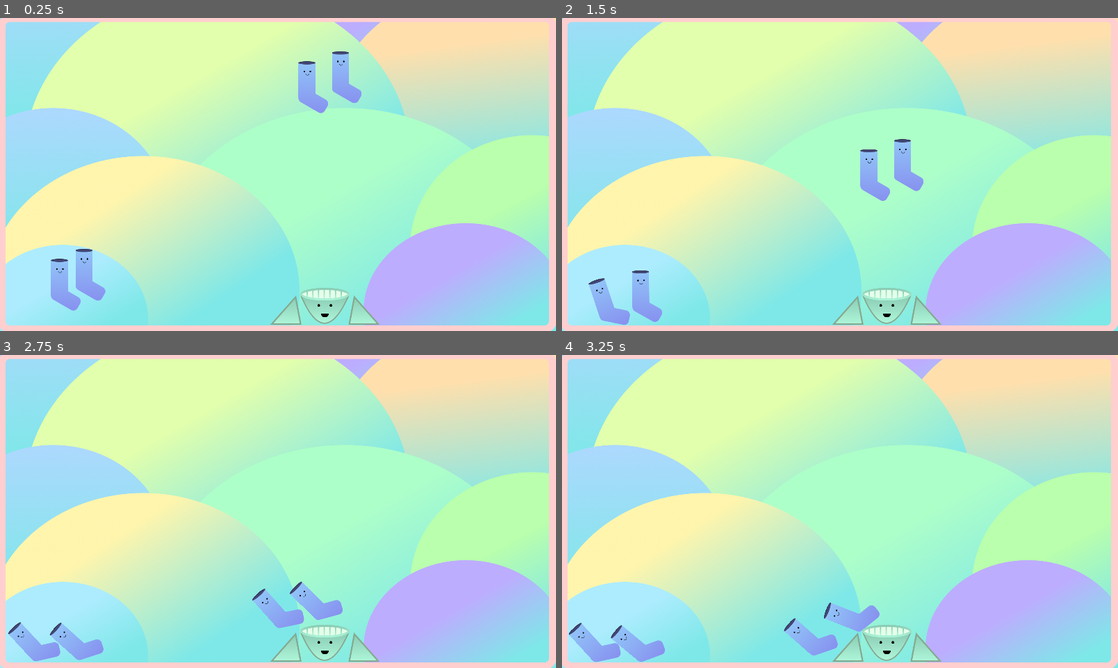
Above: before the commit, frames 1-4 (two rows, left to right).
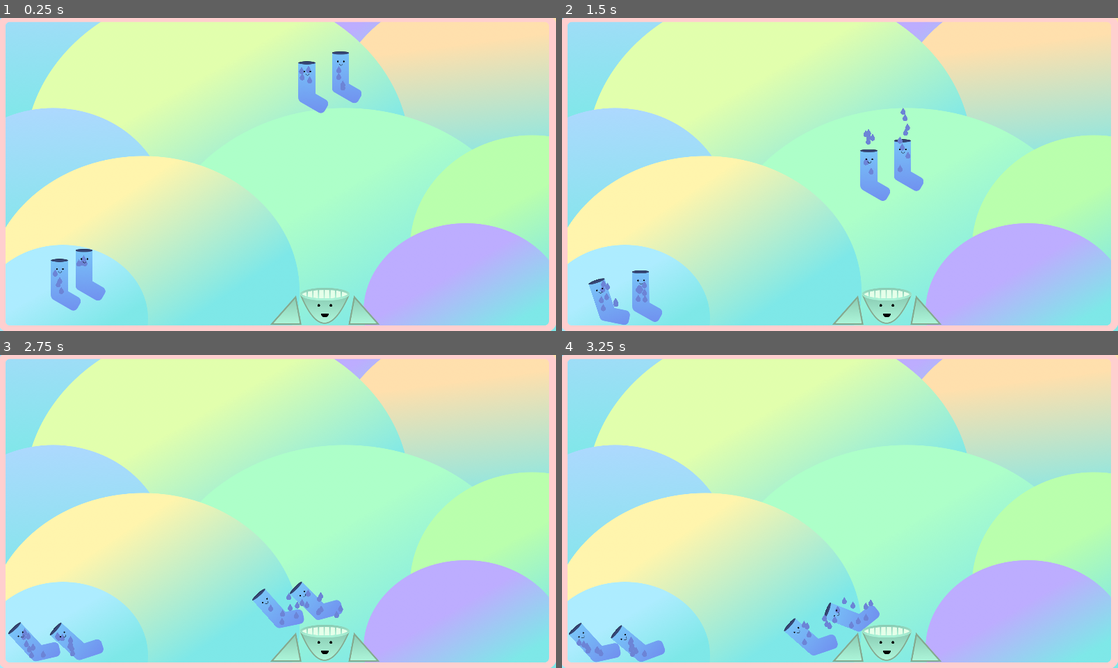
Above: after the commit, the same moments.

Repository: Dexterminator/solemates
Game: Godot game, scene res://Scenes/Main/Main.tscn
The game is run twice, just before and just after one commit, with the same random seed, the same clock (stepped at 60 frames per second) and the same inputs.
Inputs:
- Up to frame 1 (0.25 s): no input
- Up to frame 2 (1.5 s): no input
- Up to frame 3 (2.75 s): no input
- Up to frame 4 (3.25 s): no input

The runs differ from the first frame. In frame 1, 0.2% of the frame differs, in the area x 9-63%, y 11-89%; in frame 2, 0.4%; in frame 3, 0.5%, in the area x 1-62%, y 72-97%; in frame 4, 0.4%.

Commit message:
Change hue when drying

Diff:
--- a/Entities/Sock/Default.gd
+++ b/Entities/Sock/Default.gd
@@ -1,19 +1,26 @@
 extends "res://Entities/Sock/sock_state.gd"
 
-var wet_hp = 1
+const initial_wet_hp = 100.0
+var wet_hp = initial_wet_hp
+
+func _get_alpha():
+	var hp_ratio = wet_hp / initial_wet_hp
+	return 0.3 + 0.5 - hp_ratio * 0.3
 
 func enter(_data):
-	owner.sprite.modulate = Color(0.6, 1, 1)
+	owner.sprite.modulate = Color(_get_alpha(), 1, 1)
 
 func update(_delta):
 	owner.common.handle_forces()
 
 func dry(force):
+	print(wet_hp / initial_wet_hp)
 	owner.add_force(Vector2.ZERO, force)
 	owner.mouth.set_animation("happy")
 	owner.wet_particles.set_emitting(false)
 	owner.drying_particles.set_emitting(true)
 	wet_hp -= 1
+	owner.sprite.modulate = Color(_get_alpha(),  1 ,1)
 	if wet_hp <= 0:
 		emit_signal("transition", "dry", null)
 
--- a/Entities/Sock/Dry.gd
+++ b/Entities/Sock/Dry.gd
@@ -16,3 +16,6 @@
 	if body.is_in_group("socks") and body.state_machine.current_state_name == "dry":
 		emit_signal("transition", "matching", null)
 		body.state_machine.current_state.emit_signal("transition", "matching", null)
+
+func exit():
+	owner.emit_signal("matched")
--- a/Entities/Sock/Matching.gd
+++ b/Entities/Sock/Matching.gd
@@ -10,6 +10,7 @@
 
 func enter(_data):
 	owner.mouth.set_animation("happy")
+	owner.love_particles.set_emitting(true)
 	owner.set_collision_layer(0)
 	owner.set_collision_mask(0)
 	tween = Tween.new()
--- a/Entities/Sock/Sock.gd
+++ b/Entities/Sock/Sock.gd
@@ -1,9 +1,12 @@
 extends RigidBody2D
+
+signal matched
 
 onready var state_machine = $StateMachine
 onready var wet_particles = $WetParticles
 onready var drying_particles = $DryingParticles
 onready var dried_particles = $DriedParticles
+onready var love_particles = $LoveParticles
 onready var sprite = $Sprite
 onready var timer = $Timer
 onready var eyes = $Eyes
--- a/Entities/Sock/Sock.tscn
+++ b/Entities/Sock/Sock.tscn
@@ -13,6 +13,7 @@
 [ext_resource path="res://Entities/Sock/Common.gd" type="Script" id=11]
 [ext_resource path="res://Assets/star.png" type="Texture" id=12]
 [ext_resource path="res://Entities/Sock/Matching.gd" type="Script" id=13]
+[ext_resource path="res://Assets/heart.png" type="Texture" id=14]
 
 [sub_resource type="PhysicsMaterial" id=1]
 bounce = 0.3
@@ -83,6 +84,15 @@
 scale = 0.2
 color_ramp = SubResource( 9 )
 
+[sub_resource type="ParticlesMaterial" id=10]
+emission_shape = 1
+emission_sphere_radius = 65.42
+flag_disable_z = true
+gravity = Vector3( 0, -98, 0 )
+orbit_velocity = 0.0
+orbit_velocity_random = 0.0
+scale = 0.2
+
 [node name="Sock" type="RigidBody2D" groups=[
 "socks",
 ]]
@@ -123,7 +133,6 @@
 shape = SubResource( 3 )
 
 [node name="WetParticles" type="Particles2D" parent="."]
-visible = false
 position = Vector2( -4.27332, -4 )
 lifetime = 0.5
 local_coords = false
@@ -161,5 +170,10 @@
 randomness = 1.0
 process_material = SubResource( 7 )
 texture = ExtResource( 12 )
+
+[node name="LoveParticles" type="Particles2D" parent="."]
+emitting = false
+process_material = SubResource( 10 )
+texture = ExtResource( 14 )
 [connection signal="body_entered" from="." to="." method="_on_Sock_body_entered"]
 [connection signal="timeout" from="Timer" to="." method="_on_Timer_timeout"]
Binary file added: Assets/heart.png
Not shown: 1 places in Entities/Sock/Sock.tscn that only renumber resources
